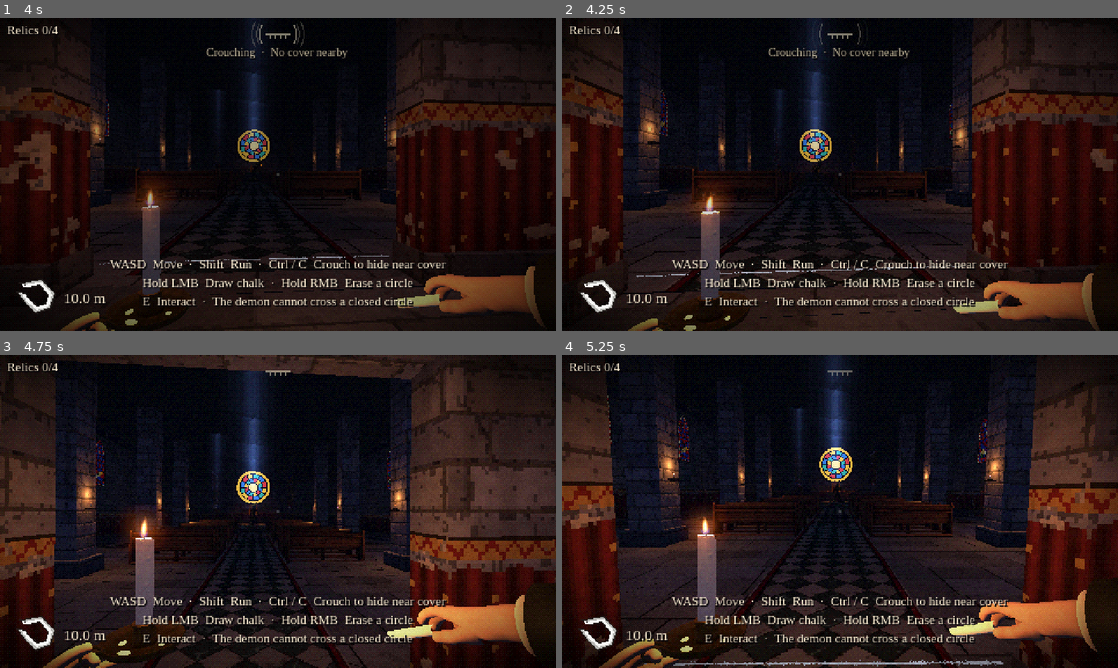
Above: before the commit, frames 1-4 (two rows, left to right).
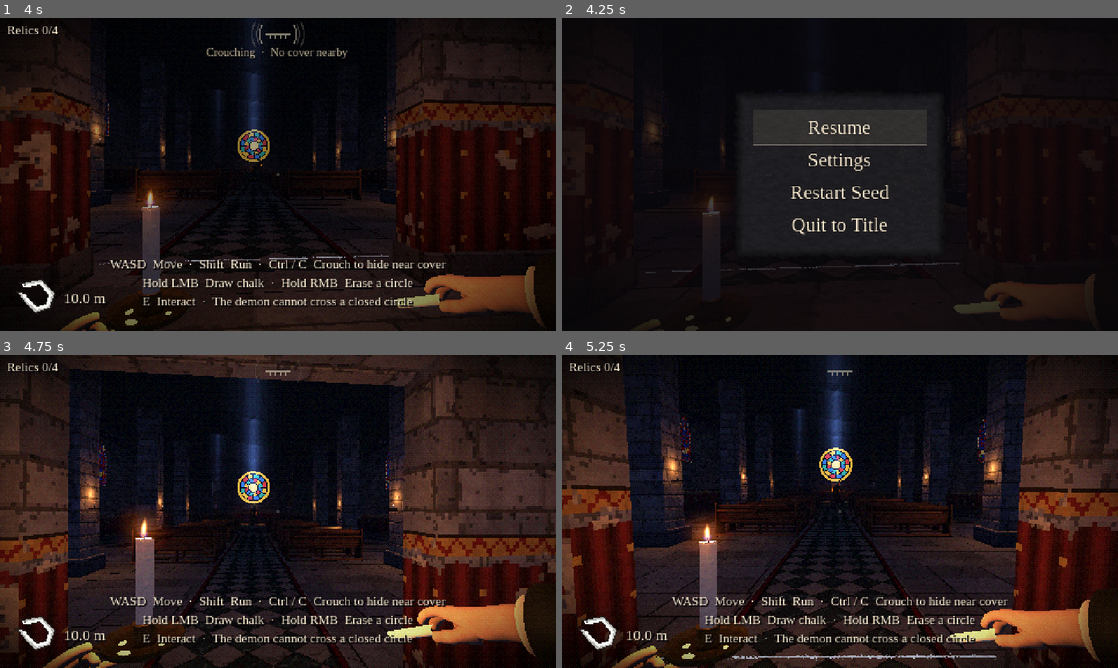
Above: after the commit, the same moments.

Repository: gagroma/Iradomini
Game: Godot game, scene res://main.tscn
Same seed, same stepped clock (60 frames per second), same inputs: the game is played once before the commit and once after it. This scene is started directly instead of the project's main scene.
Inputs (mouse positions are in pixels of both pictures, inside the frame that each line leads up to):
- Up to frame 1 (4 s): tap Enter at 0.5 s; move the mouse to (305, 174) at 0.52 s; hold W from 0.53 s (still down); tap R at 0.6, 1.55, 2.1, 3.05 s; click (305, 174) at 0.67 s; tap E at 0.8, 1.35, 2.3, 2.85, 3.8 s; move the mouse to (250, 174) at 1.27 s; click (250, 174) at 1.42 s; move the mouse to (289, 168) at 2.02 s; click (289, 168) at 2.17 s; move the mouse to (272, 180) at 2.77 s; click (272, 180) at 2.92 s; move the mouse to (316, 177) at 3.52 s; hold Ctrl from 3.53 s (still down); click (316, 177) at 3.67 s
- Up to frame 2 (4.25 s): keep holding W; keep holding Ctrl; tap Escape (ui_cancel) at 4.15 s
- Up to frame 3 (4.75 s): release W at 4.25 s; release Ctrl at 4.25 s; click (278, 464) at 4.25 s, where only the run after the commit has a clickable "Resume"
- Up to frame 4 (5.25 s): move the mouse to (795, 508) at 5.02 s; hold W from 5.03 s (still down); tap C at 5.1 s; click (795, 508) at 5.17 s

Frame 1 is identical in both runs. In frame 2, 35% of the frame differs, in the area x 0-100%, y 0-100%; in frame 3, 21%; in frame 4, 25%.

Commit message:
Add pause menu and altar ending screen

Diff:
--- /dev/null
+++ b/scripts/altar_ending.gd
@@ -0,0 +1,65 @@
+extends CanvasLayer
+
+signal title_requested
+
+const UIStyle = preload("res://scripts/ui_style.gd")
+const PARCHMENT_SHADER = preload("res://shaders/ending_parchment.gdshader")
+const INK := Color("#31271e")
+
+var _paper: ColorRect
+var _copy: CenterContainer
+var _return_button: Button
+
+
+func _ready() -> void:
+	layer = 4
+	hide()
+	_paper = ColorRect.new()
+	var material := ShaderMaterial.new()
+	material.shader = PARCHMENT_SHADER
+	_paper.material = material
+	add_child(_paper)
+	_paper.set_anchors_and_offsets_preset(Control.PRESET_FULL_RECT)
+
+	_copy = CenterContainer.new()
+	_copy.mouse_filter = Control.MOUSE_FILTER_IGNORE
+	add_child(_copy)
+	_copy.set_anchors_and_offsets_preset(Control.PRESET_FULL_RECT)
+	var content := Control.new()
+	content.custom_minimum_size = Vector2(400, 131)
+	content.mouse_filter = Control.MOUSE_FILTER_IGNORE
+	_copy.add_child(content)
+	_label(content, "THE CIRCLE IS CLOSED", 8, 29)
+	_label(content, "The bells have fallen silent.\nIn the stillness, the last candle holds.", 52, 14)
+	var frame := UIStyle.panel(Vector2(118, 98), Vector2(164, 33))
+	content.add_child(frame)
+	_return_button = UIStyle.action_button("Return to Title", Rect2(124, 101, 152, 26), 16)
+	_return_button.pressed.connect(func(): title_requested.emit())
+	content.add_child(_return_button)
+
+
+func reveal() -> void:
+	_paper.modulate.a = 0.0
+	_copy.modulate.a = 0.0
+	_return_button.disabled = true
+	show()
+	var fade := create_tween().set_trans(Tween.TRANS_SINE)
+	fade.tween_interval(2.8)
+	fade.tween_property(_paper, "modulate:a", 1.0, 2.2)
+	fade.tween_property(_copy, "modulate:a", 1.0, 0.65)
+	await fade.finished
+	Input.mouse_mode = Input.MOUSE_MODE_VISIBLE
+	_return_button.disabled = false
+	_return_button.grab_focus()
+
+
+func _label(parent: Control, caption: String, y: float, size: int) -> void:
+	var label := Label.new()
+	label.text = caption
+	label.position.y = y
+	label.size.x = 400
+	label.horizontal_alignment = HORIZONTAL_ALIGNMENT_CENTER
+	label.mouse_filter = Control.MOUSE_FILTER_IGNORE
+	UIStyle.style_text(label, size, INK)
+	label.add_theme_color_override("font_shadow_color", Color("#c6ad861f"))
+	parent.add_child(label)
--- a/scripts/hud.gd
+++ b/scripts/hud.gd
@@ -11,8 +11,6 @@
 var status: Label
 var note: Label
 var help: Label
-var title: Label
-var subtitle: Label
 var debug: Label
 var stealth                 # stealth_hud.gd: the demon's eye, your footsteps, hidden or not
 
@@ -45,8 +43,6 @@
 	help = _label(Vector2(20, 206), Vector2(440, 60), 11, HORIZONTAL_ALIGNMENT_CENTER)
 	help.autowrap_mode = TextServer.AUTOWRAP_WORD_SMART
 	help.text = "WASD  Move  ·  Shift  Run  ·  Ctrl / C  Crouch to hide near cover\nHold LMB  Draw chalk  ·  Hold RMB  Erase a circle\nE  Interact  ·  The demon cannot cross a closed circle"
-	title = _label(Vector2(0, 92), Vector2(480, 30), 24, HORIZONTAL_ALIGNMENT_CENTER)
-	subtitle = _label(Vector2(0, 126), Vector2(480, 14), 12, HORIZONTAL_ALIGNMENT_CENTER)
 	debug = _label(Vector2(300, 4), Vector2(176, 120), 8, HORIZONTAL_ALIGNMENT_RIGHT)
 	debug.visible = false
 	stealth = preload("res://scripts/stealth_hud.gd").new()
@@ -86,11 +82,6 @@
 	_note_time = seconds
 
 
-func show_title(big: String, small: String) -> void:
-	title.text = big
-	subtitle.text = small
-
-
 func update_reticle(playing: bool, floor_in_reach: bool, interactable: bool, erase: float, dt: float) -> void:
 	_reticle.visible = playing
 	if not playing:
--- a/scripts/main.gd
+++ b/scripts/main.gd
@@ -10,8 +10,7 @@
 # resolution (480x270, see project settings) plus the pixel-splat models.
 #
 # Extra keys for testing: R = restart with a new level, F3 = debug numbers,
-# F4 = lights on / fog off, F11 = full screen, Esc = free the mouse (click
-# to grab it again).
+# F4 = lights on / fog off, F11 = full screen, Esc = pause.
 
 const T = preload("res://scripts/tuning.gd")
 const Level = preload("res://scripts/level.gd")
@@ -21,6 +20,9 @@
 const Hud = preload("res://scripts/hud.gd")
 const Sfx = preload("res://scripts/sfx.gd")
 const Models = preload("res://scripts/models.gd")
+const PauseMenu = preload("res://scripts/pause_menu.gd")
+const AltarEnding = preload("res://scripts/altar_ending.gd")
+const TITLE_SCENE := "res://menu.tscn"
 const INTERACTION_AIM_DOT := 0.95
 const POST_SHADER = preload("res://shaders/post.gdshader")
 
@@ -62,6 +64,8 @@
 var _env: Environment
 var _bright := false
 var _interaction_target: Variant
+var _pause_menu: PauseMenu
+var _altar_ending: AltarEnding
 
 
 func _ready() -> void:
@@ -106,6 +110,14 @@
 	add_child(hud)
 	hud.setup()
 	_spawn_relics()
+	_pause_menu = PauseMenu.new()
+	add_child(_pause_menu)
+	_pause_menu.resume_requested.connect(_resume)
+	_pause_menu.restart_requested.connect(_restart.bind(false))
+	_pause_menu.title_requested.connect(_return_to_title)
+	_altar_ending = AltarEnding.new()
+	add_child(_altar_ending)
+	_altar_ending.title_requested.connect(_return_to_title)
 
 	_drone = sfx.loop("drone", -30.0 if candle_intro else -13.0)
 	_choir = sfx.loop("choir_rev", -60.0)
@@ -193,7 +205,8 @@
 		if event.physical_keycode == KEY_E:
 			_interact()
 		elif event.physical_keycode == KEY_R:
-			_restart()
+			if game_state != "ending":
+				_restart()
 		elif event.physical_keycode == KEY_F3:
 			_debug = not _debug
 		elif event.physical_keycode == KEY_F4:
@@ -205,10 +218,23 @@
 			GameSettings.set_fullscreen(not GameSettings.fullscreen)
 			GameSettings.save_settings()
 		elif event.physical_keycode == KEY_ESCAPE:
-			Input.mouse_mode = Input.MOUSE_MODE_VISIBLE
-	elif event is InputEventMouseButton and event.pressed:
-		if Input.mouse_mode != Input.MOUSE_MODE_CAPTURED:
-			Input.mouse_mode = Input.MOUSE_MODE_CAPTURED
+			if game_state == "play":
+				get_viewport().set_input_as_handled()
+				_pause()
+
+
+func _pause() -> void:
+	get_tree().paused = true
+	Input.mouse_mode = Input.MOUSE_MODE_VISIBLE
+	hud.hide()
+	_pause_menu.open()
+
+
+func _resume() -> void:
+	_pause_menu.hide()
+	hud.show()
+	Input.mouse_mode = Input.MOUSE_MODE_CAPTURED
+	get_tree().paused = false
 
 
 func _physics_process(_dt: float) -> void:
@@ -373,11 +399,25 @@
 	chalk.close_decor()
 	demon.end_dissolve()
 	sfx.play("ending", 0.0)
-
-
-func _restart() -> void:
-	Engine.set_meta("ira_seed", randi())
+	hud.hide()
+	_altar_ending.reveal()
+
+
+func _restart(new_seed := true) -> void:
+	if new_seed:
+		Engine.set_meta("ira_seed", randi())
+	get_tree().paused = false
 	get_tree().reload_current_scene()
+
+
+func _return_to_title() -> void:
+	var tree := get_tree()
+	var result := tree.change_scene_to_file(TITLE_SCENE)
+	if result == OK:
+		tree.paused = false
+		Engine.remove_meta("ira_seed")
+	else:
+		push_error("Could not return to the title (%s)." % error_string(result))
 
 
 # ----------------------------------------------------------------- EVERY FRAME
@@ -434,12 +474,8 @@
 			return
 
 	# ending: look up at the round window while the circle closes
-	var white = 0.0
 	if game_state == "ending":
 		player.look_at_point(level.window_pos)
-		white = clampf((_state_time - 3.0) / 4.0, 0.0, 0.8)
-		if _state_time > 5.0:
-			hud.show_title("THE CIRCLE IS CLOSED", "The rite is complete  ·  R to restart")
 
 	# screen effects
 	_flash = move_toward(_flash, 0.0, dt * 1.6)
@@ -447,7 +483,7 @@
 	_hurt = lerpf(_hurt, 1.0 if player.critical else 0.0, 1.0 - exp(-5.0 * dt))
 	post.set_shader_parameter("fear", fear)
 	post.set_shader_parameter("hurt", _hurt)
-	post.set_shader_parameter("flash", maxf(_flash, white))
+	post.set_shader_parameter("flash", _flash)
 	post.set_shader_parameter("fade", _fade)
 	# hiding narrows and cools the view; being seen puts a red edge round it
 	var playing = game_state == "play"
--- a/scripts/menu.gd
+++ b/scripts/menu.gd
@@ -2,6 +2,7 @@
 
 const Sfx = preload("res://scripts/sfx.gd")
 const UIStyle = preload("res://scripts/ui_style.gd")
+const SettingsPanel = preload("res://scripts/settings_panel.gd")
 const TitleWordmark = preload("res://scripts/title_wordmark.gd")
 const HowToPlay = preload("res://scripts/how_to_play.gd")
 const FlameTransition = preload("res://scripts/flame_transition.gd")
@@ -9,17 +10,14 @@
 const GAME_SCENE = preload("res://main.tscn")
 const INK := UIStyle.BONE
 const MUTED_INK := UIStyle.ASH
-const BRASS := Color("#b48c5a")
 
 var _choices: Control
-var _settings: Control
+var _settings: SettingsPanel
 var _title_art: Control
 var _play_button: Button
 var _how_to_button: Button
 var _how_to: HowToPlay
 var _settings_button: Button
-var _volume_slider: HSlider
-var _fullscreen_button: CheckButton
 var _fade: ColorRect
 var _breath: AudioStreamPlayer3D
 var _drone: AudioStreamPlayer
@@ -48,9 +46,7 @@
 	if _starting:
 		return
 	if event is InputEventKey and event.pressed and not event.echo and event.physical_keycode == KEY_F11:
-		GameSettings.set_fullscreen(not GameSettings.fullscreen)
-		_fullscreen_button.set_pressed_no_signal(GameSettings.fullscreen)
-		GameSettings.save_settings()
+		_settings.toggle_fullscreen()
 		get_viewport().set_input_as_handled()
 	elif event.is_action_pressed("ui_cancel") and _settings.visible:
 		_close_settings()
@@ -97,8 +93,7 @@
 
 func _open_settings() -> void:
 	_choices.hide()
-	_settings.show()
-	_volume_slider.grab_focus()
+	_settings.open()
 
 
 func _open_how_to() -> void:
@@ -197,86 +192,11 @@
 
 
 func _build_settings(parent: Control) -> void:
-	_settings = Control.new()
-	_settings.mouse_filter = Control.MOUSE_FILTER_IGNORE
+	_settings = SettingsPanel.new()
+	_settings.position = Vector2(20, 102)
 	parent.add_child(_settings)
 	_settings.hide()
-	_settings.add_child(UIStyle.panel(Vector2(20, 102), Vector2(172, 148)))
-
-	_volume_slider = _slider("Master Volume", 111, 0.0, 100.0, 1.0, GameSettings.master_volume)
-	_volume_slider.value_changed.connect(func(value: float):
-		GameSettings.set_master_volume(value)
-		GameSettings.save_settings()
-	)
-	var sensitivity := _slider("Mouse Sensitivity", 151, 50.0, 200.0, 5.0, GameSettings.mouse_sensitivity)
-	sensitivity.value_changed.connect(func(value: float):
-		GameSettings.mouse_sensitivity = value
-		GameSettings.save_settings()
-	)
-
-	_fullscreen_button = CheckButton.new()
-	_fullscreen_button.text = "Fullscreen"
-	_fullscreen_button.position = Vector2(32, 190)
-	_fullscreen_button.size = Vector2(148, 20)
-	UIStyle.style_text(_fullscreen_button, 12)
-	var toggle_off := _slider_handle(MUTED_INK)
-	var toggle_on := _slider_handle(INK)
-	_fullscreen_button.add_theme_icon_override("unchecked", toggle_off)
-	_fullscreen_button.add_theme_icon_override("unchecked_mirrored", toggle_off)
-	_fullscreen_button.add_theme_icon_override("checked", toggle_on)
-	_fullscreen_button.add_theme_icon_override("checked_mirrored", toggle_on)
-	var toggle_focus := StyleBoxFlat.new()
-	toggle_focus.bg_color = Color("#f4ead611")
-	toggle_focus.border_color = MUTED_INK
-	toggle_focus.border_width_left = 1
-	_fullscreen_button.add_theme_stylebox_override("focus", toggle_focus)
-	_fullscreen_button.button_pressed = GameSettings.fullscreen
-	_fullscreen_button.toggled.connect(func(enabled: bool):
-		GameSettings.set_fullscreen(enabled)
-		GameSettings.save_settings()
-	)
-	_settings.add_child(_fullscreen_button)
-	_button(_settings, "Back", 218, _close_settings)
-
-
-func _slider(label_text: String, y: float, low: float, high: float, step_size: float, initial: float) -> HSlider:
-	_label(_settings, label_text, Vector2(32, y), 12, INK)
-	var value_label := _label(_settings, "%d%%" % int(initial), Vector2(146, y), 11, MUTED_INK)
-	value_label.size.x = 34
-	value_label.horizontal_alignment = HORIZONTAL_ALIGNMENT_RIGHT
-	var slider := HSlider.new()
-	slider.position = Vector2(32, y + 17)
-	slider.size = Vector2(148, 15)
-	slider.min_value = low
-	slider.max_value = high
-	slider.step = step_size
-	slider.value = initial
-	slider.tooltip_text = label_text
-	slider.add_theme_stylebox_override("slider", _slider_track(Color("#352a2b")))
-	slider.add_theme_stylebox_override("grabber_area", _slider_track(Color("#8d6744")))
-	slider.add_theme_stylebox_override("grabber_area_highlight", _slider_track(BRASS))
-	slider.add_theme_icon_override("grabber", _slider_handle(BRASS))
-	slider.add_theme_icon_override("grabber_highlight", _slider_handle(INK))
-	slider.value_changed.connect(func(value: float): value_label.text = "%d%%" % int(value))
-	_settings.add_child(slider)
-	return slider
-
-
-func _slider_track(color: Color) -> StyleBoxFlat:
-	var style := StyleBoxFlat.new()
-	style.bg_color = color
-	style.content_margin_top = 2.0
-	style.content_margin_bottom = 2.0
-	return style
-
-
-func _slider_handle(color: Color) -> ImageTexture:
-	var handle := Image.create_empty(9, 9, false, Image.FORMAT_RGBA8)
-	for y in range(9):
-		for x in range(9):
-			if absi(x - 4) + absi(y - 4) <= 4:
-				handle.set_pixel(x, y, color)
-	return ImageTexture.create_from_image(handle)
+	_settings.back_requested.connect(_close_settings)
 
 
 func _button(parent: Control, caption: String, y: float, clicked: Callable) -> Button:
--- /dev/null
+++ b/scripts/pause_menu.gd
@@ -0,0 +1,83 @@
+extends CanvasLayer
+
+signal resume_requested
+signal restart_requested
+signal title_requested
+
+const UIStyle = preload("res://scripts/ui_style.gd")
+const SettingsPanel = preload("res://scripts/settings_panel.gd")
+const PANEL_SIZE := Vector2(188, 150)
+
+var _actions: Control
+var _settings: SettingsPanel
+var _resume: Button
+var _settings_button: Button
+
+
+func _ready() -> void:
+	process_mode = Node.PROCESS_MODE_WHEN_PAUSED
+	layer = 4
+	hide()
+
+	var dim := ColorRect.new()
+	dim.color = Color("#09070bb3")
+	add_child(dim)
+	dim.set_anchors_and_offsets_preset(Control.PRESET_FULL_RECT)
+
+	var center := CenterContainer.new()
+	center.mouse_filter = Control.MOUSE_FILTER_IGNORE
+	add_child(center)
+	center.set_anchors_and_offsets_preset(Control.PRESET_FULL_RECT)
+	_actions = Control.new()
+	_actions.custom_minimum_size = PANEL_SIZE
+	center.add_child(_actions)
+	_actions.add_child(UIStyle.panel(Vector2.ZERO, PANEL_SIZE))
+	_resume = _button("Resume", 19, func(): resume_requested.emit())
+	_settings_button = _button("Settings", 47, _open_settings)
+	_button("Restart Seed", 75, func(): restart_requested.emit())
+	_button("Quit to Title", 103, func(): title_requested.emit())
+
+	_settings = SettingsPanel.new()
+	_settings.custom_minimum_size = SettingsPanel.DIMENSIONS
+	center.add_child(_settings)
+	_settings.hide()
+	_settings.back_requested.connect(_close_settings)
+
+
+func open() -> void:
+	_settings.hide()
+	_actions.show()
+	show()
+	_resume.grab_focus()
+
+
+func _input(event: InputEvent) -> void:
+	if not visible or not event is InputEventKey or not event.pressed or event.echo:
+		return
+	if event.is_action_pressed("ui_cancel"):
+		get_viewport().set_input_as_handled()
+		if _settings.visible:
+			_close_settings()
+		else:
+			resume_requested.emit()
+	elif event.physical_keycode == KEY_F11:
+		get_viewport().set_input_as_handled()
+		_settings.toggle_fullscreen()
+
+
+func _open_settings() -> void:
+	_actions.hide()
+	_settings.open()
+
+
+func _close_settings() -> void:
+	_settings.hide()
+	_actions.show()
+	_settings_button.grab_focus()
+
+
+func _button(caption: String, y: float, action: Callable) -> Button:
+	var button := UIStyle.action_button(caption, Rect2(19, y, 150, 26), 17)
+	button.pressed.connect(action)
+	_actions.add_child(button)
+	return button
--- /dev/null
+++ b/scripts/settings_panel.gd
@@ -0,0 +1,121 @@
+extends Control
+
+signal back_requested
+
+const UIStyle = preload("res://scripts/ui_style.gd")
+const DIMENSIONS := Vector2(172, 148)
+const BRASS := Color("#b48c5a")
+
+var _volume: HSlider
+var _sensitivity: HSlider
+var _fullscreen: CheckButton
+
+
+func _ready() -> void:
+	size = DIMENSIONS
+	mouse_filter = Control.MOUSE_FILTER_IGNORE
+	add_child(UIStyle.panel(Vector2.ZERO, DIMENSIONS))
+
+	_volume = _slider("Master Volume", 10, 0.0, 100.0, 1.0)
+	_volume.value_changed.connect(func(value: float):
+		GameSettings.set_master_volume(value)
+		GameSettings.save_settings()
+	)
+	_sensitivity = _slider("Mouse Sensitivity", 50, 50.0, 200.0, 5.0)
+	_sensitivity.value_changed.connect(func(value: float):
+		GameSettings.mouse_sensitivity = value
+		GameSettings.save_settings()
+	)
+	_fullscreen = CheckButton.new()
+	_fullscreen.text = "Fullscreen"
+	_fullscreen.position = Vector2(12, 88)
+	_fullscreen.size = Vector2(148, 20)
+	UIStyle.style_text(_fullscreen, 12)
+	var off := _diamond(UIStyle.ASH)
+	var on := _diamond(UIStyle.BONE)
+	_fullscreen.add_theme_icon_override("unchecked", off)
+	_fullscreen.add_theme_icon_override("unchecked_mirrored", off)
+	_fullscreen.add_theme_icon_override("checked", on)
+	_fullscreen.add_theme_icon_override("checked_mirrored", on)
+	_fullscreen.toggled.connect(func(enabled: bool):
+		GameSettings.set_fullscreen(enabled)
+		GameSettings.save_settings()
+	)
+	add_child(_fullscreen)
+	var back := UIStyle.action_button("Back", Rect2(12, 116, 66, 23), 16)
+	back.pressed.connect(func(): back_requested.emit())
+	add_child(back)
+	_refresh()
+
+
+func open() -> void:
+	_refresh()
+	show()
+	_volume.grab_focus()
+
+
+func toggle_fullscreen() -> void:
+	GameSettings.set_fullscreen(not GameSettings.fullscreen)
+	GameSettings.save_settings()
+	_fullscreen.set_pressed_no_signal(GameSettings.fullscreen)
+
+
+func _refresh() -> void:
+	_volume.set_value_no_signal(GameSettings.master_volume)
+	_sensitivity.set_value_no_signal(GameSettings.mouse_sensitivity)
+	_update_readout(_volume, GameSettings.master_volume)
+	_update_readout(_sensitivity, GameSettings.mouse_sensitivity)
+	_fullscreen.set_pressed_no_signal(GameSettings.fullscreen)
+
+
+func _slider(caption: String, y: float, low: float, high: float, step_size: float) -> HSlider:
+	var label := Label.new()
+	label.text = caption
+	label.position = Vector2(12, y)
+	UIStyle.style_text(label, 12)
+	add_child(label)
+	var readout := Label.new()
+	readout.position = Vector2(121, y)
+	readout.size.x = 39
+	readout.horizontal_alignment = HORIZONTAL_ALIGNMENT_RIGHT
+	UIStyle.style_text(readout, 11, UIStyle.ASH)
+	add_child(readout)
+
+	var slider := HSlider.new()
+	slider.position = Vector2(12, y + 17)
+	slider.size = Vector2(148, 15)
+	slider.min_value = low
+	slider.max_value = high
+	slider.step = step_size
+	slider.tooltip_text = caption
+	slider.set_meta("readout", readout)
+	slider.add_theme_stylebox_override("slider", _track(Color("#352a2b")))
+	slider.add_theme_stylebox_override("grabber_area", _track(Color("#8d6744")))
+	slider.add_theme_stylebox_override("grabber_area_highlight", _track(BRASS))
+	slider.add_theme_icon_override("grabber", _diamond(BRASS))
+	slider.add_theme_icon_override("grabber_highlight", _diamond(UIStyle.BONE))
+	slider.value_changed.connect(func(value: float): _update_readout(slider, value))
+	add_child(slider)
+	return slider
+
+
+func _update_readout(slider: HSlider, value: float) -> void:
+	var label: Label = slider.get_meta("readout")
+	label.text = "%d%%" % int(value)
+
+
+func _track(color: Color) -> StyleBoxFlat:
+	var style := StyleBoxFlat.new()
+	style.bg_color = color
+	style.content_margin_top = 2.0
+	style.content_margin_bottom = 2.0
+	return style
+
+
+func _diamond(color: Color) -> ImageTexture:
+	var image := Image.create_empty(9, 9, false, Image.FORMAT_RGBA8)
+	for y in range(9):
+		for x in range(9):
+			if absi(x - 4) + absi(y - 4) <= 4:
+				image.set_pixel(x, y, color)
+	return ImageTexture.create_from_image(image)
--- a/scripts/ui_style.gd
+++ b/scripts/ui_style.gd
@@ -41,3 +41,23 @@
 	material.set_shader_parameter("opacity", opacity)
 	rect.material = material
 	return rect
+
+
+static func action_button(caption: String, bounds: Rect2, size: int) -> Button:
+	var button := Button.new()
+	button.text = caption
+	button.position = bounds.position
+	button.size = bounds.size
+	button.mouse_default_cursor_shape = Control.CURSOR_POINTING_HAND
+	style_text(button, size)
+	button.add_theme_color_override("font_hover_color", BONE)
+	button.add_theme_color_override("font_pressed_color", BONE)
+	button.add_theme_color_override("font_focus_color", BONE)
+	var highlight := StyleBoxFlat.new()
+	highlight.bg_color = Color("#eee1be19")
+	highlight.border_color = ASH
+	highlight.border_width_bottom = 1
+	button.add_theme_stylebox_override("normal", StyleBoxEmpty.new())
+	for state in ["hover", "pressed", "focus"]:
+		button.add_theme_stylebox_override(state, highlight)
+	return button
--- /dev/null
+++ b/shaders/ending_parchment.gdshader
@@ -0,0 +1,15 @@
+shader_type canvas_item;
+render_mode unshaded;
+
+float grain(vec2 pixel) {
+	return fract(52.9829189 * fract(dot(pixel, vec2(0.06711056, 0.00583715))));
+}
+
+void fragment() {
+	vec2 pixel = floor(FRAGCOORD.xy);
+	float fleck = (grain(pixel) - 0.5) * 0.028;
+	float fibre = (grain(floor(pixel / vec2(3.0, 2.0))) - 0.5) * 0.016;
+	float edge = smoothstep(0.08, 0.48, dot(UV - 0.5, UV - 0.5));
+	vec3 paper = mix(vec3(0.98, 0.95, 0.87), vec3(0.89, 0.82, 0.70), edge * 0.58);
+	COLOR = vec4(paper + fleck + fibre, COLOR.a);
+}
Not shown, added: scripts/altar_ending.gd.uid
Not shown, added: scripts/pause_menu.gd.uid
Not shown, added: scripts/settings_panel.gd.uid
Not shown, added: shaders/ending_parchment.gdshader.uid
